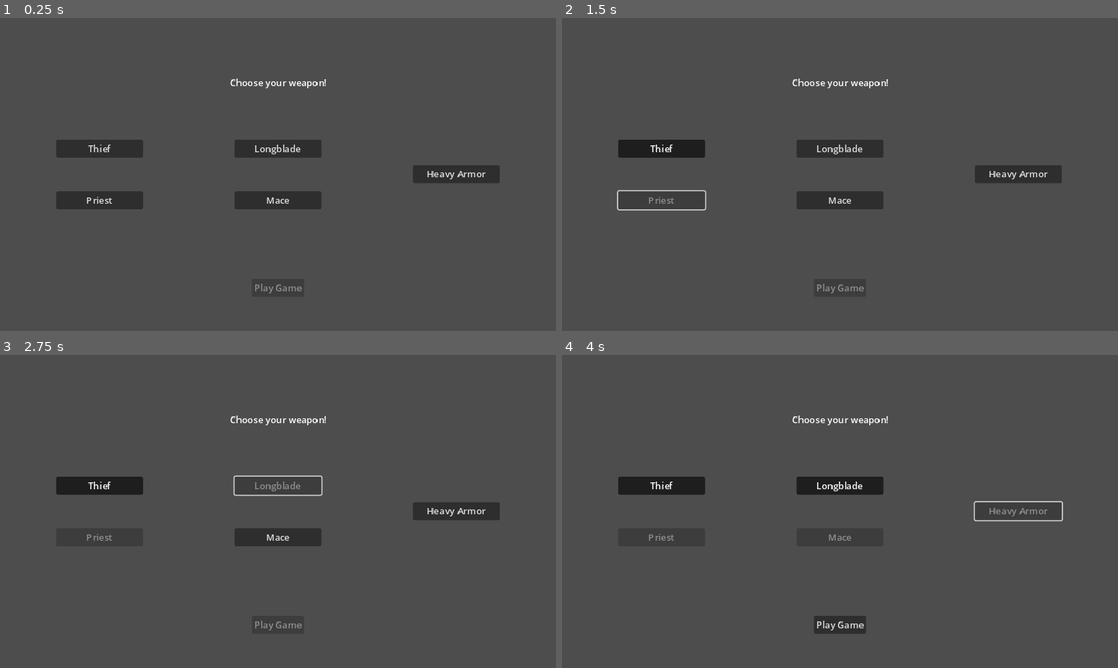
Above: before the commit, frames 1-4 (two rows, left to right).
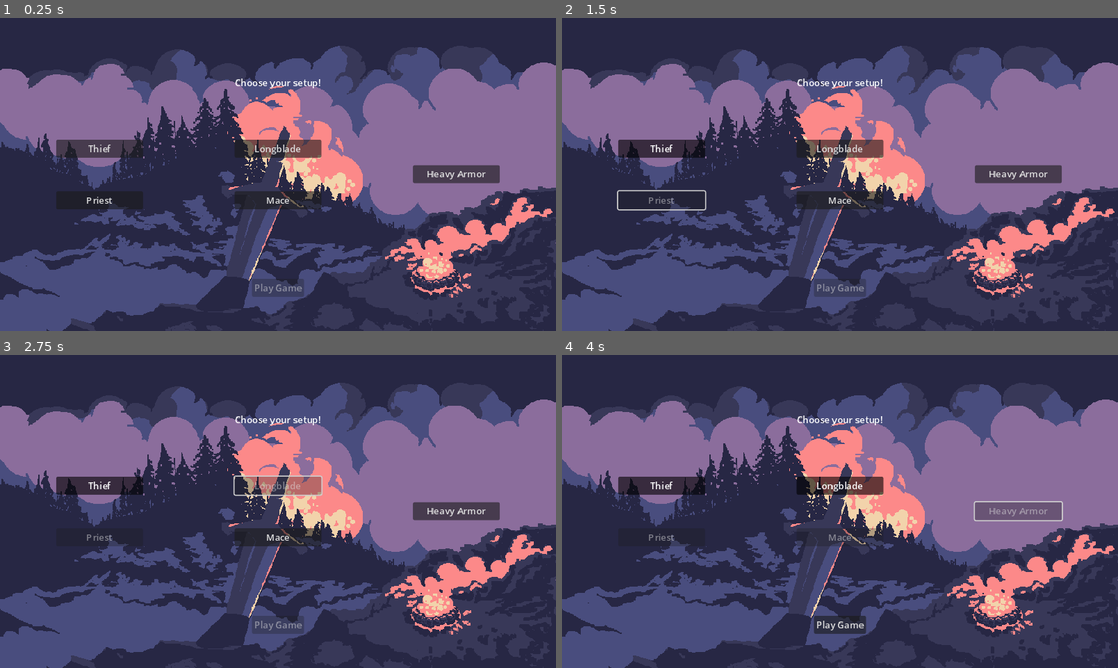
Above: after the commit, the same moments.

Repository: grahamcr4cker/PracticeCards
Game: Godot game, scene res://main_menu.tscn
Two runs of this game, one before a commit and one after it. Both use one fixed random seed, a clock stepped at 60 frames per second and the inputs below.
Inputs:
- Up to frame 1 (0.25 s): no input
- Up to frame 2 (1.5 s): click "Thief" at 0.5 s; click "Priest" at 1.25 s
- Up to frame 3 (2.75 s): click "Longblade" at 2 s
- Up to frame 4 (4 s): click "Mace" at 2.75 s; click "Heavy Armor" at 3.5 s

The runs differ from the first frame. In frame 1, 87% of the frame differs, in the area x 0-100%, y 0-100%; in frame 2, 88%; in frame 3, 88%; in frame 4, 88%.

Commit message:
created viewer for cards stacked in pile

Diff:
--- /dev/null
+++ b/Card Holder.gd
@@ -0,0 +1 @@
+extends Node2D
--- a/Discard.gd
+++ b/Discard.gd
@@ -13,3 +13,23 @@
 	print("adding card")
 	card.get_node("Area2D").visible = false
 	add_child(card)
+
+func leftMouseClick():
+	var display_cards = preload("res://display_cards.tscn").instantiate()
+	display_cards.node = self
+	get_tree().get_root().get_node("playspace").add_child(display_cards)
+#	preload("res://display_cards.tscn").instantiate()
+
+
+func _on_mouse_entered():
+	var root = get_tree().get_root().get_node("playspace")
+	print(root)
+	if root is Node2D:
+		root.setHoveredNode(self)
+
+
+func _on_mouse_exited():
+	var root = get_tree().get_root().get_node("playspace")
+	print(root)
+	if root is Node2D:
+		root.unsetHoveredNode(self)
--- /dev/null
+++ b/Display Cards.gd
@@ -0,0 +1,15 @@
+extends Control
+
+@export var node : Node
+@onready var card_holder := $"Card Holder"
+
+func _ready():
+	for child in node.get_children():
+		if child is PlayableCard:
+			card_holder.add_child(GameBoard.duplicate_card(child))
+	GameBoard.position_cards(card_holder.get_tree(), card_holder.get_children(), card_holder)
+
+
+func _on_panel_gui_input(event):
+	if Input.is_action_just_released("leftclick"):
+		queue_free()
--- a/PlayableCard.gd
+++ b/PlayableCard.gd
@@ -6,34 +6,12 @@
 @onready var was_clicked_on := false
 @onready var animation_tree := $AnimationTree
 
-#enum SuitType {
-#	WEAPON(0),
-#	ARMOR(1),
-#	CLASS_1(2),
-#	CLASS_2(3)
-#}
-
-@export_category("Card")
-#@export_enum("Ace", "Jack", "Queen", "King") var card_rank : String
 @export var suit_type : CardLibrary.SuitType
-#@export var card_name : String = card_rank + " of " + card_suit #'Rank' of 'Suit'
-#@export_enum("Face", "Stacker") var card_type
 @export var is_face_card : bool
-#@export var name : String
-@export_multiline var Description : String = ""
+@export var card_name : String
 @export_range(2, 20, 1) var numeric_value : int
 
-@export_category("Damage/Healing")
-@export_range(0, 10, 1) var damage : int
-@export_range(0, 10, 1) var healing : int
-@export_flags("Sharp", "Blunt", "Poison", "Bleed") var phys_damage_types
-@export_flags("Fire", "Cold", "Energy", "Sun") var arc_damage_types
-
-#@export_category("Status Effects")
-#@export_flags("Enraged", "Hidden", "Shielded", "Strengthened", "Surged", "Warded") var pos_status_effects
-#@export_flags("bleeding", "blinded", "burned", "chilled", "corrupted", "dazed", "exposed", "intimidated", "numbed", "poisoned", "stunned", "taunted", "weakened") var neg_status_effects
 var id
-
 
 func _ready():
 	id = randi() % 999999
@@ -41,36 +19,69 @@
 
 
 func _on_area_2d_mouse_entered():
+	var root = get_tree().get_root().get_node("playspace")
+	print(root)
+	if root is Node2D:
+		print("hell yeah!")
+		root.setHoveredNode(self)
 	animation_tree["parameters/conditions/is_idle"] = false
 	animation_tree["parameters/conditions/is_focused"] = true
 
 
 func _on_area_2d_mouse_exited():
+	var root = get_tree().get_root().get_node("playspace")
+	if root is Node2D:
+		root.unsetHoveredNode(self)
 	animation_tree["parameters/conditions/is_idle"] = true
 	animation_tree["parameters/conditions/is_focused"] = false
 
 
+func leftMouseClick():
+	var root = get_tree().get_root().get_node("playspace")
+	root.selectedElement = self
+	animation_tree["parameters/conditions/is_clicked"] = true
+	get_node("Area2D").visible = false
+	await get_tree().create_timer(.3).timeout
+	if is_face_card:
+		GameBoard.add_in_play_to_stack(duplicate())
+	else:
+		match suit_type:
+			CardLibrary.SuitType.ARMOR:
+				GameBoard.add_armor_to_stack(duplicate())
+			CardLibrary.SuitType.WEAPON:
+				GameBoard.add_weapon_to_stack(duplicate())
+			CardLibrary.SuitType.CLASS_1:
+				GameBoard.add_class_1_to_stack(duplicate())
+			CardLibrary.SuitType.CLASS_2:
+				GameBoard.add_class_2_to_stack(duplicate())
+			_:
+				pass
+
+	queue_free()
+
+
 func _on_area_2d_input_event(_viewport, _event, _shape_idx):
-	if Input.is_action_just_released("leftclick"):
-		animation_tree["parameters/conditions/is_clicked"] = true
-		get_node("Area2D").visible = false
-		await get_tree().create_timer(.3).timeout
-		if is_face_card:
-			GameBoard.add_in_play_to_stack(duplicate())
-		else:
-			match suit_type:
-				CardLibrary.SuitType.ARMOR:
-					GameBoard.add_armor_to_stack(duplicate())
-				CardLibrary.SuitType.WEAPON:
-					GameBoard.add_weapon_to_stack(duplicate())
-				CardLibrary.SuitType.CLASS_1:
-					GameBoard.add_class_1_to_stack(duplicate())
-				CardLibrary.SuitType.CLASS_2:
-					GameBoard.add_class_2_to_stack(duplicate())
-				_:
-					pass
-
-		queue_free()
+	pass
+#	if Input.is_action_just_released("leftclick"):
+#		animation_tree["parameters/conditions/is_clicked"] = true
+#		get_node("Area2D").visible = false
+#		await get_tree().create_timer(.3).timeout
+#		if is_face_card:
+#			GameBoard.add_in_play_to_stack(duplicate())
+#		else:
+#			match suit_type:
+#				CardLibrary.SuitType.ARMOR:
+#					GameBoard.add_armor_to_stack(duplicate())
+#				CardLibrary.SuitType.WEAPON:
+#					GameBoard.add_weapon_to_stack(duplicate())
+#				CardLibrary.SuitType.CLASS_1:
+#					GameBoard.add_class_1_to_stack(duplicate())
+#				CardLibrary.SuitType.CLASS_2:
+#					GameBoard.add_class_2_to_stack(duplicate())
+#				_:
+#					pass
+#
+#		queue_free()
 
 
 func _on_tree_exited():
--- a/PlayableCard.tscn
+++ b/PlayableCard.tscn
@@ -142,6 +142,7 @@
 }
 
 [sub_resource type="RectangleShape2D" id="RectangleShape2D_dcb6b"]
+resource_local_to_scene = true
 size = Vector2(86, 130)
 
 [sub_resource type="AnimationNodeAnimation" id="AnimationNodeAnimation_wew4i"]
@@ -188,7 +189,7 @@
 transitions = ["Start", "idle", SubResource("AnimationNodeStateMachineTransition_hjsq5"), "idle", "snap_up", SubResourc …(298 unchanged characters)…
 graph_offset = Vector2(0, -68.6695)
 
-[node name="PlayableCard" type="Sprite2D"]
+[node name="PlayableCard" type="Sprite2D" groups=["clickableObject"]]
 modulate = Color(0, 0, 0, 1)
 material = ExtResource("1_iqj45")
 position = Vector2(1.24529, 1.26606)
--- a/card_library.gd
+++ b/card_library.gd
@@ -2,6 +2,16 @@
 
 
 enum SuitType { WEAPON, ARMOR, CLASS_1, CLASS_2 }
+
+var suitTypeNames = {
+	SuitType.WEAPON: "weapon",
+	SuitType.ARMOR: "armor",
+	SuitType.CLASS_1: "class_1",
+	SuitType.CLASS_2: "class_2",
+}
+
+func getSuitTypeName(suitType: SuitType) -> String:
+	return suitTypeNames[suitType]
 
 var suits := {
 	"heavyarmor": {
--- a/combat_dungeon.gd
+++ b/combat_dungeon.gd
@@ -1,8 +1,47 @@
 extends Node2D
 
+var hoveredElement = null
+var selectedElement = null
 
 func _ready():
 	TurnManager.enemyTurnStarted.connect(_play_enemy_turn)
+
+func unsetHoveredNode(node):
+	if hoveredElement == node:
+		print("hover node unset")
+		hoveredElement = null
+
+# Returns boolean if it is the new top hovered object
+func setHoveredNode(node1) -> bool:
+	if hoveredElement == null or hoveredElement == node1:
+		hoveredElement = node1
+		return true
+
+	var nodes = get_tree().get_nodes_in_group("clickableObject")
+	var hoveredPosition = 0
+	var i = 0
+	for node in nodes:
+		if node == hoveredElement:
+			hoveredPosition = i
+			break
+		i += 1
+
+	var node1Position = 0
+	i = 0
+	for node in nodes:
+		if node == node1:
+			node1Position = i
+			break
+		i += 1
+
+	if node1Position >= hoveredPosition:
+		hoveredElement = node1
+		print(hoveredElement)
+		return true
+	else:
+		print(hoveredElement)
+		return false
+
 
 func _play_enemy_turn():
 	var new_label = Label.new()
@@ -25,3 +64,13 @@
 func _unhandled_input(event):
 	if Input.is_action_just_pressed("quit"):
 		get_tree().quit()
+	if event is InputEventMouseButton && event.pressed:
+		if event.button_index == MOUSE_BUTTON_LEFT:
+			if hoveredElement == null:
+				# No object is being clicked, so deselect selected node
+				print("don't fire left click!")
+				selectedElement = null
+			else:
+				# Call left click for only the top object that is being clicked
+				print("fire left click!")
+				hoveredElement.leftMouseClick()
--- a/combat_dungeon.tscn
+++ b/combat_dungeon.tscn
@@ -9,7 +9,7 @@
 [ext_resource type="PackedScene" uid="uid://v2msqv3t8ntg" path="res://roll_result_indicator.tscn" id="7_g8lkh"]
 [ext_resource type="Script" path="res://Attack Button.gd" id="7_yu8p6"]
 [ext_resource type="Script" path="res://Discard.gd" id="11_rlgwj"]
-[ext_resource type="AudioStream" uid="uid://cv73fch8b0ac5" path="res://9L_Battle_Theme.mp3" id="12_p05g4"]
+[ext_resource type="AudioStream" uid="uid://30jqbtlhi5jg" path="res://assets/Music/9L_Battle_Theme.mp3" id="12_komdd"]
 [ext_resource type="Script" path="res://In Play.gd" id="14_3ktfv"]
 [ext_resource type="PackedScene" uid="uid://b58qxmgmh2jxn" path="res://Card Stack.tscn" id="15_d30cg"]
 
@@ -17,6 +17,7 @@
 size = Vector2(84, 129)
 
 [node name="playspace" type="Node2D"]
+process_mode = 1
 script = ExtResource("1_b0ku4")
 
 [node name="BackgroundDungeon" type="Sprite2D" parent="."]
@@ -63,7 +64,7 @@
 position = Vector2(590, 329)
 script = ExtResource("14_3ktfv")
 
-[node name="Discard" type="Area2D" parent="."]
+[node name="Discard" type="Area2D" parent="." groups=["clickableObject"]]
 position = Vector2(192, 464)
 script = ExtResource("11_rlgwj")
 
@@ -91,9 +92,11 @@
 cardPoppedSignal = "class2Popped"
 
 [node name="AudioStreamPlayer" type="AudioStreamPlayer" parent="."]
-stream = ExtResource("12_p05g4")
+stream = ExtResource("12_komdd")
 autoplay = true
 
 [connection signal="child_exiting_tree" from="hand" to="hand" method="_on_child_exiting_tree"]
 [connection signal="pressed" from="Attack Button" to="Player" method="_on_attack_button_pressed"]
 [connection signal="pressed" from="Pass Turn" to="Pass Turn" method="_on_pressed"]
+[connection signal="mouse_entered" from="Discard" to="Discard" method="_on_mouse_entered"]
+[connection signal="mouse_exited" from="Discard" to="Discard" method="_on_mouse_exited"]
--- /dev/null
+++ b/display_cards.tscn
@@ -0,0 +1,24 @@
+[gd_scene load_steps=3 format=3 uid="uid://cxkctwfr1750u"]
+
+[ext_resource type="Script" path="res://Display Cards.gd" id="1_qh08i"]
+[ext_resource type="Script" path="res://Card Holder.gd" id="2_din31"]
+
+[node name="Display Cards" type="Control"]
+process_mode = 3
+layout_mode = 3
+anchors_preset = 0
+offset_right = 960.0
+offset_bottom = 540.0
+mouse_force_pass_scroll_events = false
+script = ExtResource("1_qh08i")
+
+[node name="Panel" type="Panel" parent="."]
+layout_mode = 0
+offset_right = 958.0
+offset_bottom = 541.0
+
+[node name="Card Holder" type="Node2D" parent="."]
+position = Vector2(477, 195)
+script = ExtResource("2_din31")
+
+[connection signal="gui_input" from="Panel" to="." method="_on_panel_gui_input"]
--- a/game_board.gd
+++ b/game_board.gd
@@ -81,5 +81,55 @@
 	card.numeric_value = old_card.numeric_value
 	card.suit_type = old_card.suit_type
 	card.is_face_card = old_card.is_face_card
-	card.Description = old_card.Description
 	return card
+
+func position_cards(tree, children, holder_node):
+	const ANIMATION_SPEED := .15
+	# Space between sprites in pixels
+	var space_between = 0
+	# Maximum rotation angle in degrees
+	var max_angle = 10
+
+	if tree != null:
+		var child_list := []
+		for child in children:
+			if child is PlayableCard:
+				child_list.append(child)
+		var tween = tree.create_tween().set_parallel(true)
+		if child_list.size() <= 1:
+			for child in child_list:
+				tween.tween_property(child, "rotation_degrees", 0, ANIMATION_SPEED)
+				tween.tween_property(child, "position:x", 0, ANIMATION_SPEED)
+				tween.tween_property(child, "position:y", 5, ANIMATION_SPEED)
+		else:
+			# Maximum height for the arch in pixels
+			var max_height = 5
+
+			var total_width = 0
+			for card in child_list:
+				total_width += card.texture.get_width() + space_between
+
+			# Subtract the last space, which is not needed
+			total_width -= space_between
+
+			var x_position = -total_width / 2
+			var sprite_count  = child_list.size()
+			var sprite_count_step = round((float(sprite_count) / 3.))
+			max_height += sprite_count_step * (5 + sprite_count_step)
+			var angle_step = 2.0 * max_angle / (sprite_count - 1 if sprite_count > 1 else 1)
+			var current_angle = -max_angle
+			var index = 0
+			for card in child_list:
+				tween.tween_property(card, "rotation_degrees", current_angle, ANIMATION_SPEED)
+
+				# Using Arch to calculate the arch ;)
+				var relative_index = index / (sprite_count - 1.0)
+				var arch = max_height * (4 * relative_index * (1 - relative_index))
+
+				tween.tween_property(card, "global_position:x", holder_node.global_position.x + x_position + card.texture.get_width() / 2, ANIMATION_SPEED)
+				tween.tween_property(card, "global_position:y", holder_node.global_position.y - arch, ANIMATION_SPEED)
+
+				x_position += card.texture.get_width() + space_between
+				current_angle += angle_step
+
+				index += 1
--- a/hand.gd
+++ b/hand.gd
@@ -17,6 +17,11 @@
 	populate_hand()
 	_position_cards()
 
+
+func _position_cards():
+	GameBoard.position_cards(get_tree(), get_children(), self)
+
+
 func _turn_start():
 	print("ally turn starting")
 	attack_button.disabled = false
@@ -28,6 +33,7 @@
 			add_child(GameBoard.pop_card_from_deck())
 			await get_tree().create_timer(.25).timeout
 
+
 func _turn_end():
 	print("enemy turn ending")
 	_toggle_card_clickable(false)
@@ -38,52 +44,6 @@
 func _add_card_from_deck(card):
 	add_child(card)
 	_position_cards()
-
-func _position_cards():
-	# Space between sprites in pixels
-	var space_between = 0
-	# Maximum rotation angle in degrees
-	var max_angle = 10
-
-	if get_tree() != null:
-		var tween = get_tree().create_tween().set_parallel(true)
-		if get_children().size() <= 1:
-			for child in get_children():
-				tween.tween_property(child, "rotation_degrees", 0, ANIMATION_SPEED)
-				tween.tween_property(child, "position:x", 0, ANIMATION_SPEED)
-				tween.tween_property(child, "position:y", 5, ANIMATION_SPEED)
-		else:
-			# Maximum height for the arch in pixels
-			var max_height = 5
-
-			var total_width = 0
-			for child in get_children():
-				total_width += child.texture.get_width() + space_between
-
-			# Subtract the last space, which is not needed
-			total_width -= space_between
-
-			var x_position = -total_width / 2
-			var sprite_count  = get_child_count()
-			var sprite_count_step = round((float(sprite_count) / 3.))
-			max_height += sprite_count_step * (5 + sprite_count_step)
-			var angle_step = 2.0 * max_angle / (sprite_count - 1 if sprite_count > 1 else 1)
-			var current_angle = -max_angle
-			var index = 0
-			for child in get_children():
-				tween.tween_property(child, "rotation_degrees", current_angle, ANIMATION_SPEED)
-
-				# Using Arch to calculate the arch ;)
-				var relative_index = index / (sprite_count - 1.0)
-				var arch = max_height * (4 * relative_index * (1 - relative_index))
-
-				tween.tween_property(child, "global_position:x", self.global_position.x + x_position + child.texture.get_width() / 2, ANIMATION_SPEED)
-				tween.tween_property(child, "global_position:y", self.global_position.y - arch, ANIMATION_SPEED)
-
-				x_position += child.texture.get_width() + space_between
-				current_angle += angle_step
-
-				index += 1
 
 
 func populate_hand():
@@ -99,6 +59,7 @@
 		if attack_button.disabled:
 			TurnManager.set_turn(TurnManager.CurrentTurn.ENEMY_TURN)
 
+
 func _toggle_card_clickable(value: bool):
 	for child in get_children():
 		child.get_node("Area2D").visible = value
--- a/main_menu.tscn
+++ b/main_menu.tscn
@@ -1,7 +1,9 @@
-[gd_scene load_steps=3 format=3 uid="uid://iwm7wy12qdu1"]
+[gd_scene load_steps=5 format=3 uid="uid://iwm7wy12qdu1"]
 
 [ext_resource type="Script" path="res://main_menu.gd" id="1_v5ygo"]
 [ext_resource type="PackedScene" uid="uid://brppovmkem038" path="res://suite_option.tscn" id="2_c5g1y"]
+[ext_resource type="Texture2D" uid="uid://bdm1njhkxoco7" path="res://assets/Backgrounds/Selectscreen.png" id="2_pjfhq"]
+[ext_resource type="AudioStream" uid="uid://6xiv3uxes1pn" path="res://assets/Music/Title_Screen_Alt.mp3" id="4_fvefe"]
 
 [node name="main_menu" type="Control"]
 layout_mode = 3
@@ -11,6 +13,12 @@
 grow_horizontal = 2
 grow_vertical = 2
 script = ExtResource("1_v5ygo")
+
+[node name="TextureRect" type="TextureRect" parent="."]
+layout_mode = 0
+offset_right = 40.0
+offset_bottom = 40.0
+texture = ExtResource("2_pjfhq")
 
 [node name="Label" type="Label" parent="."]
 layout_mode = 1
@@ -22,7 +30,7 @@
 offset_right = 75.5
 offset_bottom = 126.0
 grow_horizontal = 2
-text = "Choose your weapon!"
+text = "Choose your setup!"
 
 [node name="Play Game" type="Button" parent="."]
 layout_mode = 1
@@ -109,6 +117,10 @@
 toggle_mode = true
 text = "Heavy Armor"
 
+[node name="AudioStreamPlayer" type="AudioStreamPlayer" parent="."]
+stream = ExtResource("4_fvefe")
+autoplay = true
+
 [connection signal="pressed" from="Play Game" to="." method="_on_play_game_pressed"]
 [connection signal="toggled" from="Selection Wrapper/Class Selection/Thief Option" to="." method="_on_thief_option_toggled"]
 [connection signal="toggled" from="Selection Wrapper/Class Selection/Priest Option" to="." method="_on_priest_option_toggled"]
--- a/project.godot
+++ b/project.godot
@@ -27,6 +27,7 @@
 
 window/size/viewport_width=960
 window/size/viewport_height=540
+window/size/mode=3
 window/stretch/mode="canvas_items"
 
 [input]
Not shown, removed: 9L_Battle_Theme.mp3.import
Binary file added: assets/Backgrounds/Selectscreen.png
Not shown, added: assets/Backgrounds/Selectscreen.png.import
Not shown, added: assets/Music/9L_Battle_Theme.mp3.import
Not shown, added: assets/Music/9L_Battle_Theme_Low_Health.mp3.import
Not shown, added: assets/Music/9L_Game_Over.mp3.import
Not shown, added: assets/Music/Firearm_Attack_SFX.mp3.import
Not shown, added: assets/Music/Title_Screen_Alt.mp3.import
Not shown, removed: 9L_Battle_Theme.mp3
Not shown, added: assets/Music/9L_Battle_Theme.mp3
Not shown, added: assets/Music/9L_Battle_Theme_Low_Health.mp3
Not shown, added: assets/Music/9L_Game_Over.mp3
(and 2 more such lines)
